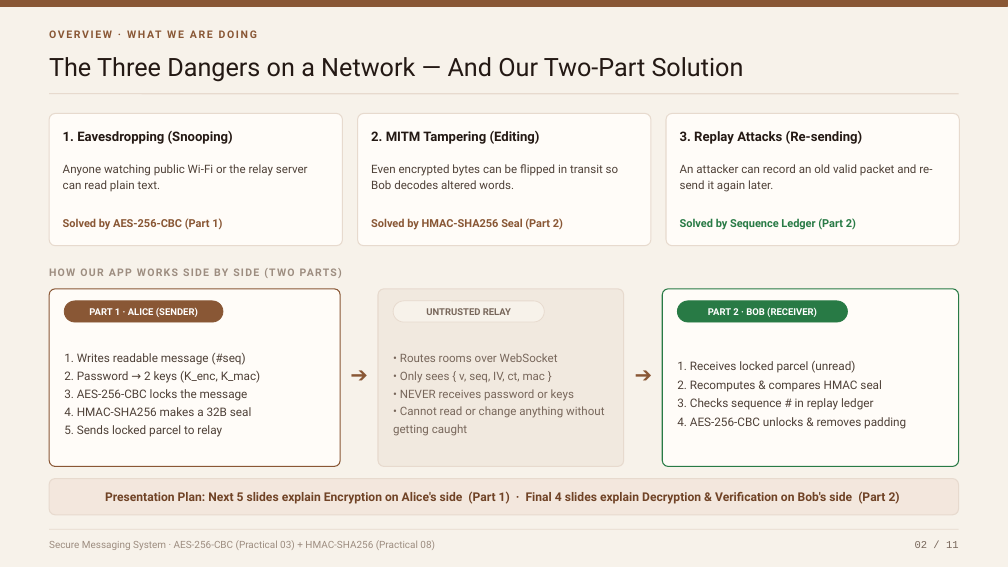
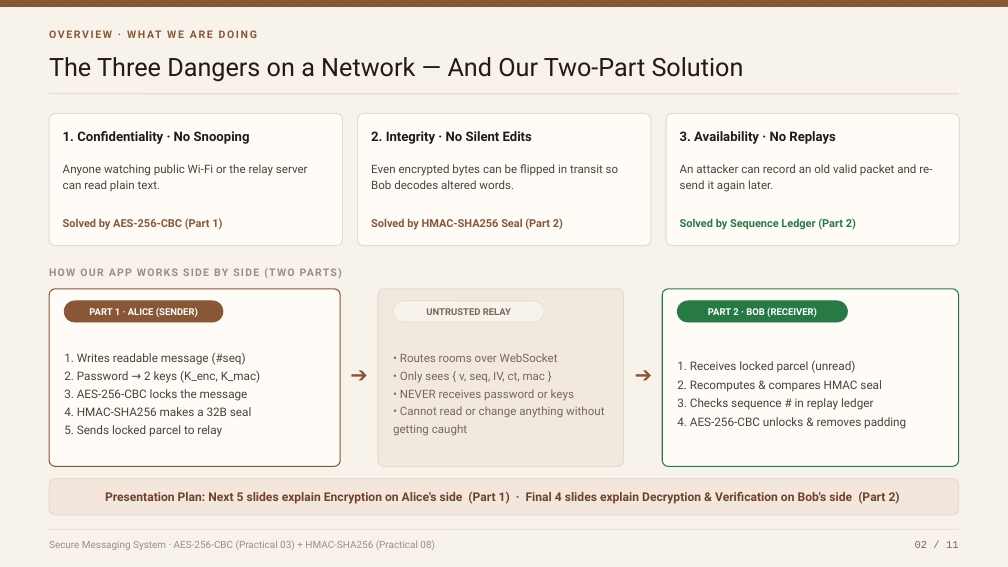
Before and after one commit to debugonaut/cis-2310324l-secure-messaging, a slide deck: slide 2 of docs/Secure_Messaging_AES_HMAC.pptx. Drawn at 1008x567 pixels with LibreOffice and Linux fonts; fonts in the diff are those of the drawing. Boxes give left, top, right and bottom in pixels: in the first picture for what was removed or moved away, otherwise in the second. Text is boxed around its words. In the diff, an @@ line names an element or a change of style, - is before the commit and + after.

```diff
--- a/docs/Secure_Messaging_AES_HMAC.pptx
+++ b/docs/Secure_Messaging_AES_HMAC.pptx
@@ text at (63,131,250,144): text changed @@
-1. Eavesdropping (Snooping)
+1. Confidentiality · No Snooping
@@ text at (371,131,532,144): text changed @@
-2. MITM Tampering (Editing)
+2. Integrity · No Silent Edits
@@ text at (680,131,836,144): text changed @@
-3. Replay Attacks (Re-sending)
+3. Availability · No Replays
```
Also in this commit, not shown: 2 other slides changed, 5 other files.
